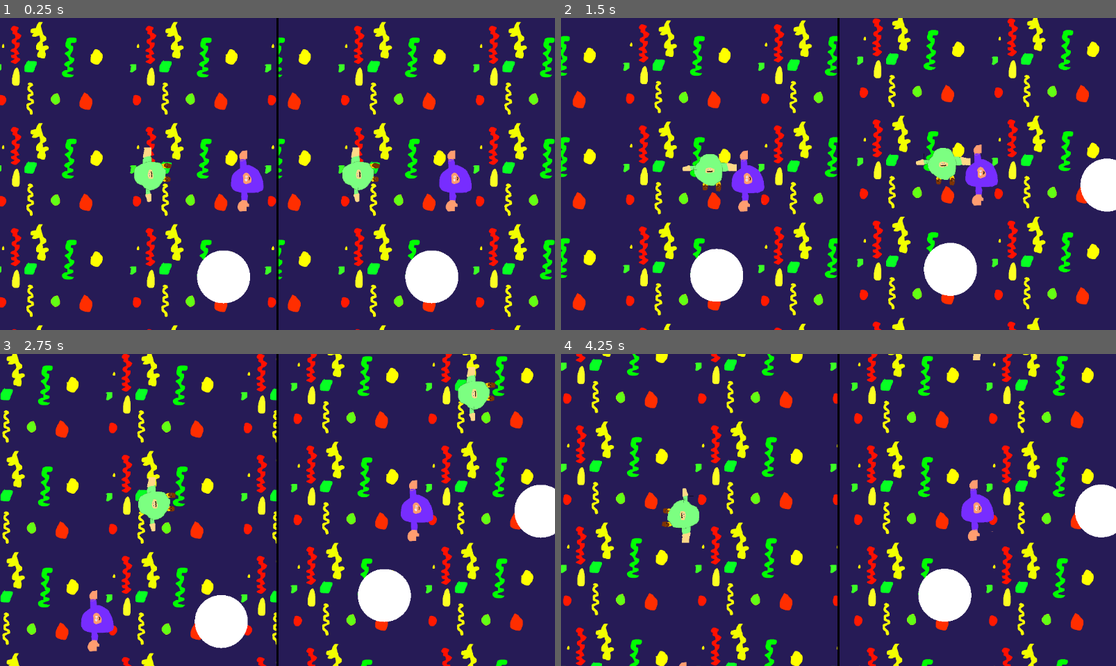
Above: before the commit, frames 1-4 (two rows, left to right).
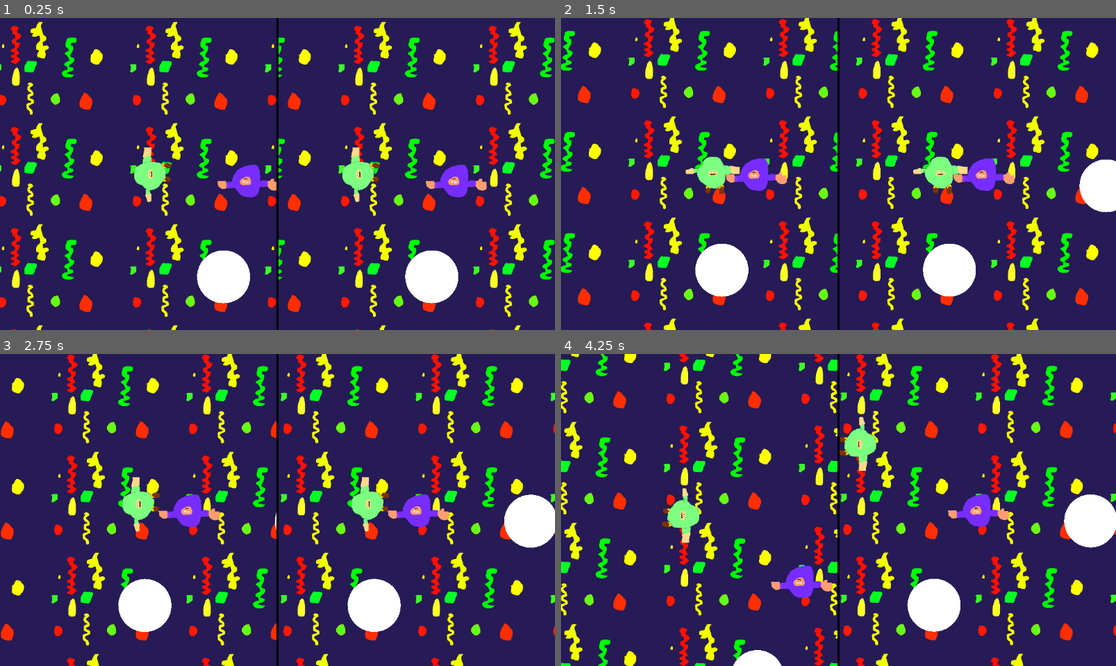
Above: after the commit, the same moments.

Repository: real-chicken-master/GDD112TempName
Game: Godot game, scene res://UI/splitscreen.tscn
The game is run twice, just before and just after one commit, with the same random seed, the same clock (stepped at 60 frames per second) and the same inputs.
Inputs:
- Up to frame 1 (0.25 s): no input
- Up to frame 2 (1.5 s): hold D (right1) 0.53-1.28 s; tap Left (left2) at 0.6 s; tap Right (right2) at 0.8, 1.35 s; hold S (down1) from 1.28 s (still down)
- Up to frame 3 (2.75 s): tap Left (left2) at 1.55 s; release S (down1) at 2.03 s; hold D (right1) from 2.03 s (still down); tap Down (down2) at 2.1 s; tap Right (right2) at 2.3 s
- Up to frame 4 (4.25 s): release D (right1) at 2.78 s; hold W (up1) 2.78-3.53 s; tap Left (left2) at 2.85 s; hold A (left1) from 3.53 s (still down); tap Right (right2) at 3.6 s

The runs differ from the first frame. In frame 1, 0.8% of the frame differs, in the area x 39-88%, y 42-63%; in frame 2, 15%; in frame 3, 29%, in the area x 0-100%, y 0-100%; in frame 4, 27%.

Commit message:
added different movement modes

Diff:
--- a/Minigames/platfromer/platformer.tscn
+++ b/Minigames/platfromer/platformer.tscn
@@ -1,19 +1,3 @@
-[gd_scene load_steps=4 format=3 uid="uid://cq3fm21uckfha"]
-
-[ext_resource type="Texture2D" uid="uid://d1fkvha7ywcvk" path="res://Texture and Mesh/Platform.png" id="1_3o12y"]
-
-[sub_resource type="TileSetAtlasSource" id="TileSetAtlasSource_bjsw3"]
-texture = ExtResource("1_3o12y")
-texture_region_size = Vector2i(200, 200)
-0:0/0 = 0
-
-[sub_resource type="TileSet" id="TileSet_r3ots"]
-tile_size = Vector2i(200, 200)
-sources/0 = SubResource("TileSetAtlasSource_bjsw3")
+[gd_scene format=3 uid="uid://cq3fm21uckfha"]
 
 [node name="Platformer" type="Node2D"]
-
-[node name="TileMap" type="TileMap" parent="."]
-tile_set = SubResource("TileSet_r3ots")
-format = 2
-layer_0/tile_data = PackedInt32Array(65535, 0, 0, 0, 0, 0, 1, 0, 0, 2, 0, 0, 3, 0, 0, 4, 0, 0, 5, 0, 0, 65542, 0, 0, 131079, 0, 0, 131080, 0, 0, 131081, 0, 0, 262154, 0, 0, 262155, 0, 0, 262156, 0, 0, 262157, 0, 0, 262158, 0, 0, 262159, 0, 0, 262160, 0, 0, 262161, 0, 0, 262162, 0, 0)
--- a/players/player 2/player2.gd
+++ b/players/player 2/player2.gd
@@ -1,6 +1,6 @@
 extends CharacterBody2D
 
-var movemode = "topdown"
+var movemode = "platformer"
 const SPEED = 200.0
 var left = false
 var right = false
@@ -14,7 +14,12 @@
 		velocity = direction * SPEED
 		rotation = direction.angle()
 		rotation_degrees += 90
-		move_and_slide()
+		print("Top down")
+	if(movemode == "platformer"):
+		rotation_degrees = 0
+		var direction = Input.get_axis("left2","right2")
+		velocity.x = SPEED * direction * 1.5
+	move_and_slide()
 
 
 func set_remote_transform(path):
--- a/players/player1/player1.gd
+++ b/players/player1/player1.gd
@@ -14,7 +14,11 @@
 		velocity = direction * SPEED
 		rotation = direction.angle()
 		rotation_degrees += 90
-		move_and_slide()
+	if(movemode == "platformer"):
+		rotation_degrees = 0
+		var direction = Input.get_axis("left1","right1")
+		velocity.x = SPEED * direction * 1.5
+	move_and_slide()
 
 
 func set_remote_transform(path):
